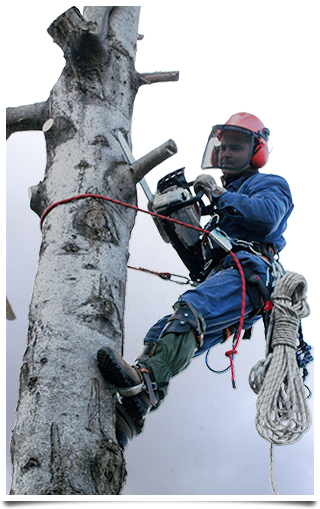
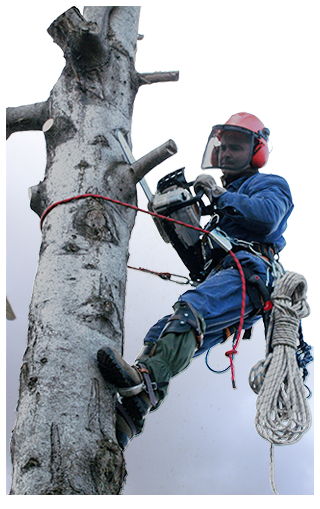
Layered file, before and after one edit (320 × 509). Changes by layer:
painted on "Gradient Fill 2" over [6, 130, 314, 495]
removed layer "Gradient Fill 1" over [6, 130, 314, 436]
removed layer "Color Fill 9" over [6, 130, 314, 495]
removed layer "Color Fill 3" over [6, 130, 314, 495]
removed layer "Color Fill 8" over [160, 464, 314, 495]
